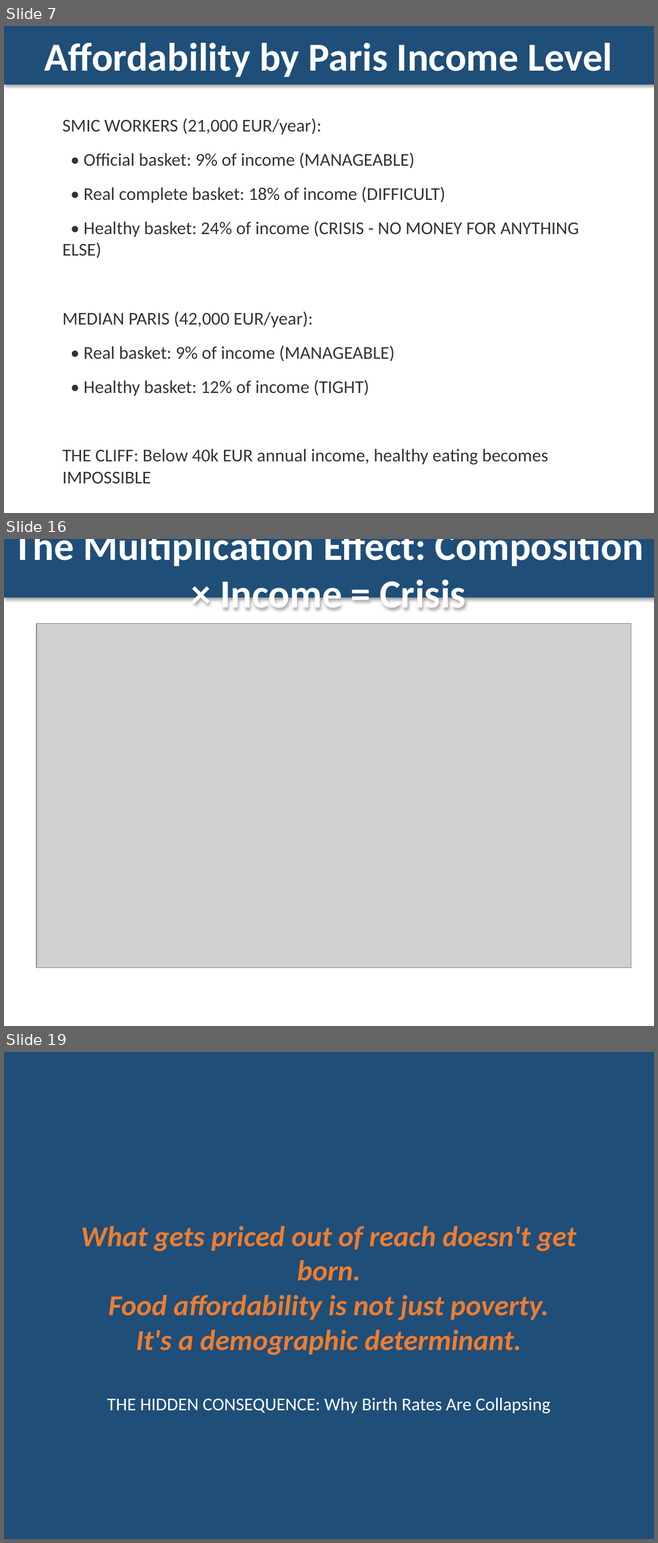
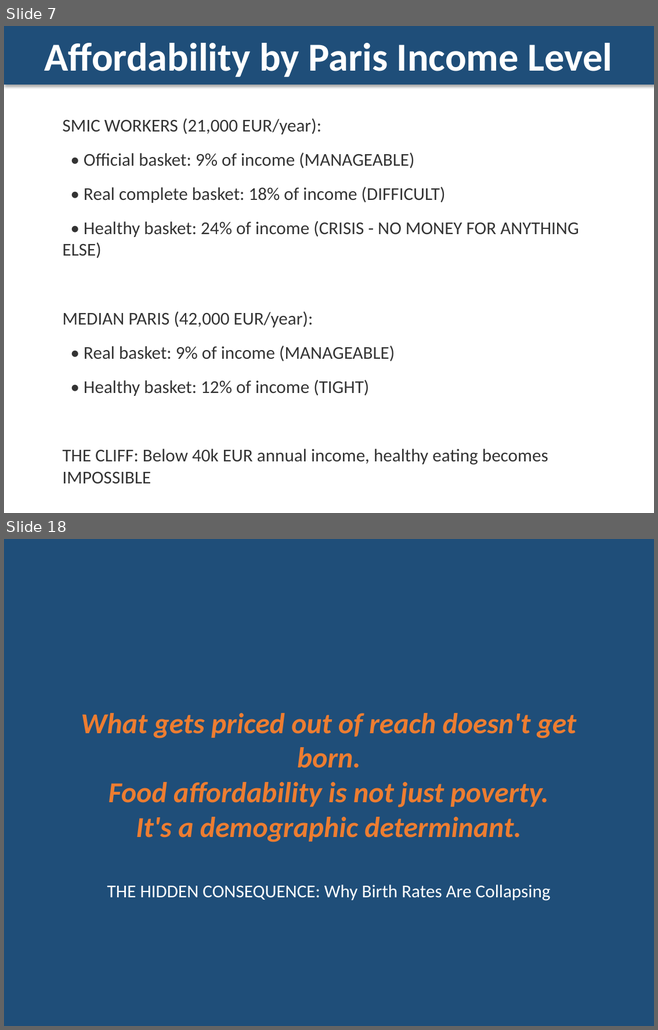
Before and after one commit to horaciofonseca-dev/snipping-prices-tool, a slide deck: CAPSTONE_DELIVERABLES/Snipper_Tool_Reality_vs_Official_Paris.pptx. Shown one above the other, each under a label of ours: slides 7, 16 and 19 before the commit, slides 7 and 18 after it; the slides between them are not shown. The pictures are 658x1543 and 658x1030 pixels, drawn with LibreOffice and Linux fonts; fonts in the diff are those of the drawing; grey boxes stand for pictures. Boxes give left, top, right and bottom in pixels: in the first picture for what was removed or moved away, otherwise in the second. Text is boxed around its words. In the diff, an @@ line names an element or a change of style, - is before the commit and + after.

```diff
--- a/CAPSTONE_DELIVERABLES/Snipper_Tool_Reality_vs_Official_Paris.pptx
+++ b/CAPSTONE_DELIVERABLES/Snipper_Tool_Reality_vs_Official_Paris.pptx
@@ slide 16 removed at (4,539,654,1026), background #FFFFFF @@
@@ rectangle removed at (4,539,654,598) @@
-The Multiplication Effect: Composition × Income = Crisis
@@ picture removed at (36,624,631,968) @@
@@ what was slide 19 is now slide 18 @@
```
Also in this commit, not shown: 19 slides changed, 4 other slides removed, 24 other files.
